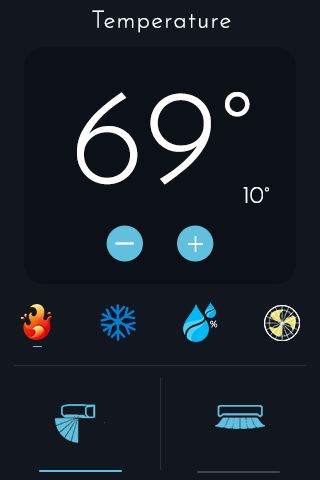
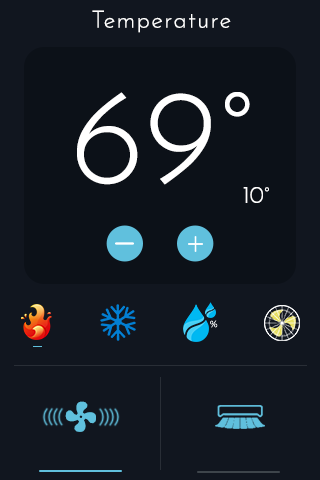
Layer changes from the first 320px x 480px image to the second:
hid group "vertical vanes" (1st of 2) (7 layers) over [42, 404, 120, 443]
added group "fan speed" with 5 layers above "Icons" over [42, 401, 120, 432]
added layer "speed 4" in group "fan speed" over [42, 407, 120, 427]
added layer "speed 3" in group "fan speed" over [47, 407, 115, 427]
added layer "speed 2" in group "fan speed" over [52, 407, 110, 427]
added layer "speed 1" in group "fan speed" over [57, 407, 105, 427]
added layer (unnamed layer) in group "fan speed" over [65, 401, 96, 432]
